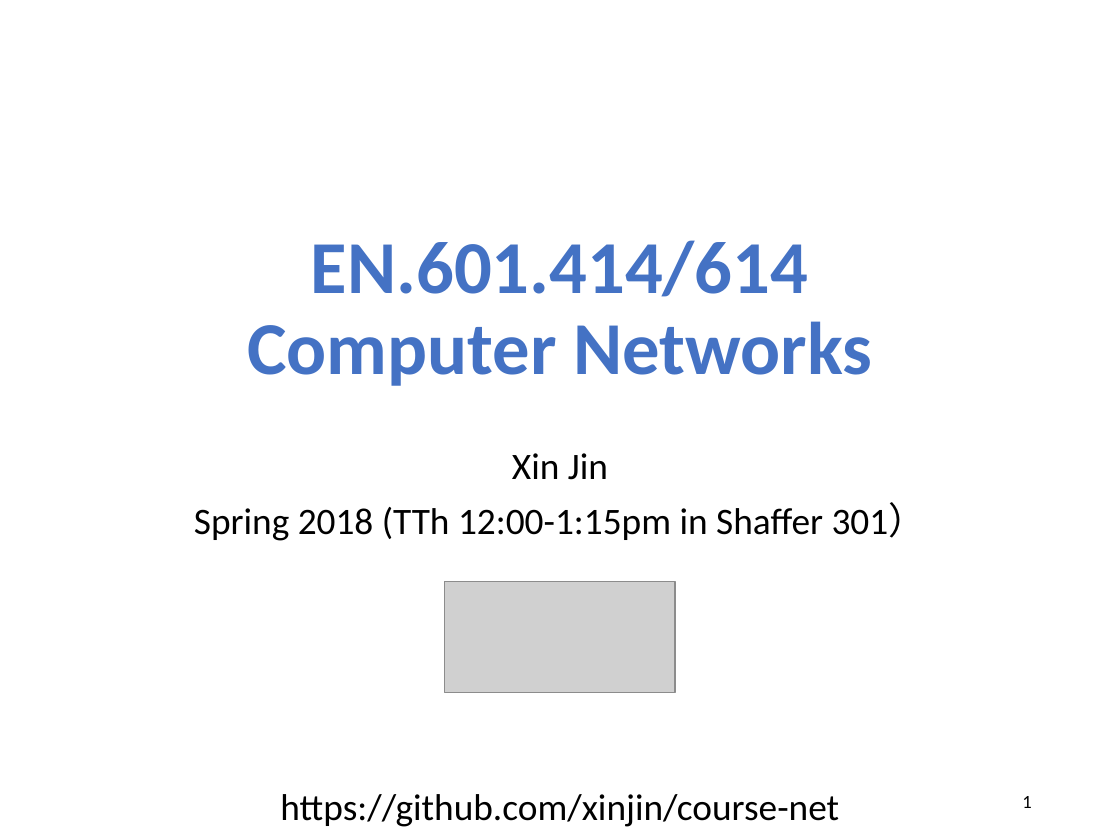
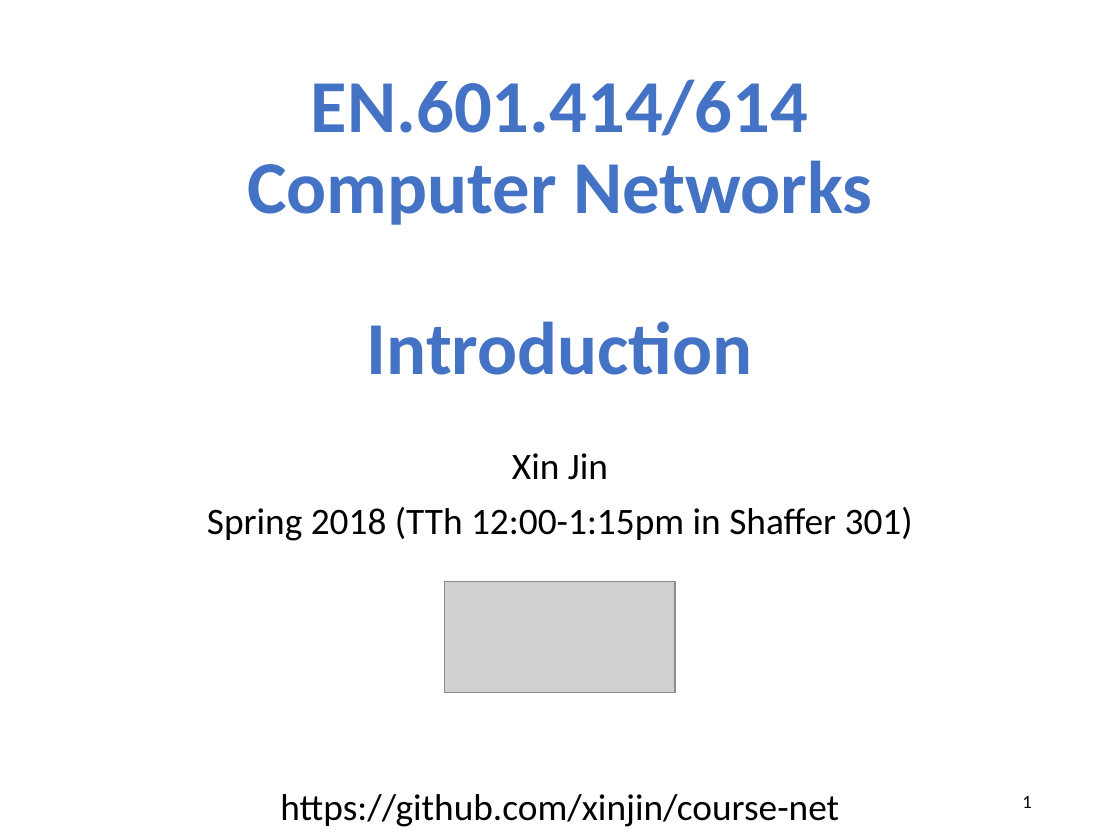
Before and after one commit to xinjin/course-net, a slide deck: slide 1 of slides/lec01_introduction.pptx. Drawn at 1120x840 pixels with LibreOffice and Linux fonts; fonts in the diff are those of the drawing; grey boxes stand for pictures. Boxes give left, top, right and bottom in pixels: in the first picture for what was removed or moved away, otherwise in the second. Text is boxed around its words. In the diff, an @@ line names an element or a change of style, - is before the commit and + after.

```diff
--- a/slides/lec01_introduction.pptx
+++ b/slides/lec01_introduction.pptx
@@ title at (247, 79, 872, 375): text changed @@
-EN.601.414/614
-Computer Networks
+EN.601.414/614
+Computer Networks
+Introduction
@@ subtitle at (207, 507, 913, 541): text changed @@
-Spring 2018 (TTh 12:00-1:15pm in Shaffer 301）
+Spring 2018 (TTh 12:00-1:15pm in Shaffer 301)
```
Also in this commit, not shown: 2 other files.
